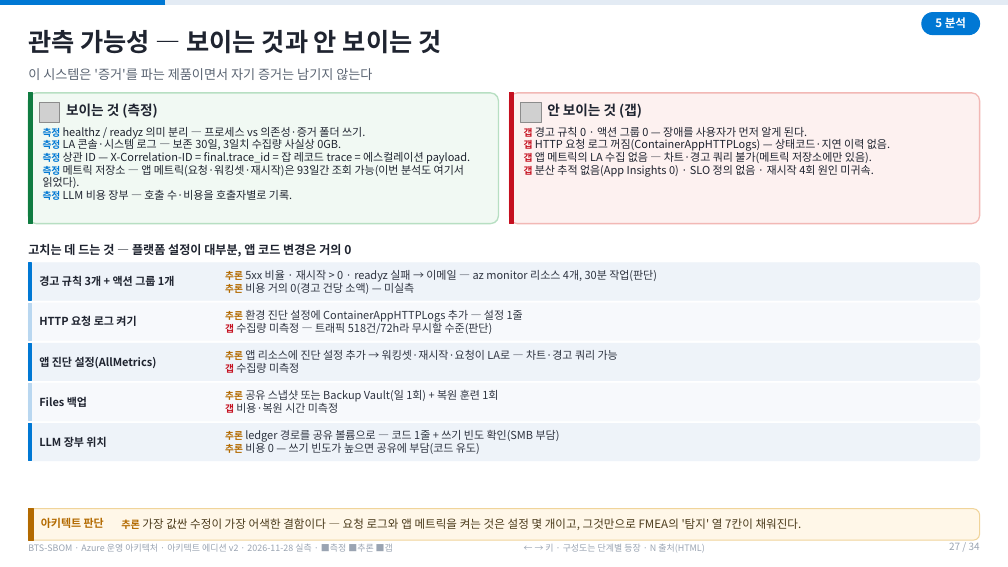
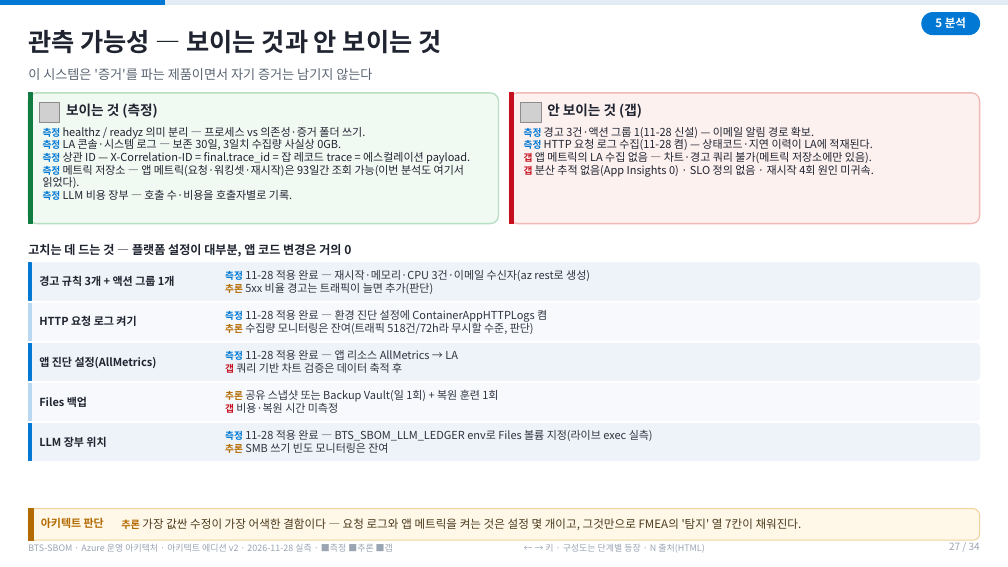
Before and after one commit to Jack-Hwang/beyondthesecurity-sbom, a slide deck: slide 27 of docs/AZURE_OPERATIONS_OVERVIEW.pptx. Drawn at 1008x567 pixels with LibreOffice and Linux fonts; fonts in the diff are those of the drawing; grey boxes stand for pictures. Boxes give left, top, right and bottom in pixels: in the first picture for what was removed or moved away, otherwise in the second. Text is boxed around its words. In the diff, an @@ line names an element or a change of style, - is before the commit and + after.

```diff
--- a/docs/AZURE_OPERATIONS_OVERVIEW.pptx
+++ b/docs/AZURE_OPERATIONS_OVERVIEW.pptx
@@ text at [524,127,872,150]: text changed @@
-갭 경고 규칙 0 · 액션 그룹 0 — 장애를 사용자가 먼저 알게 된다.
-갭 HTTP 요청 로그 꺼짐(ContainerAppHTTPLogs) — 상태코드·지연 이력 없음.
+측정 경고 3건·액션 그룹 1(11-28 신설) — 이메일 알림 경로 확보.
+측정 HTTP 요청 로그 수집(11-28 켬) — 상태코드·지연 이력이 LA에 적재된다.
@@ text at [225,270,590,294]: text changed @@
-추론 5xx 비율 · 재시작 > 0 · readyz 실패 → 이메일 — az monitor 리소스 4개, 30분 작업(판단)
-추론 비용 거의 0(경고 건당 소액) — 미실측
+측정 11-28 적용 완료 — 재시작·메모리·CPU 3건·이메일 수신자(az rest로 생성)
+추론 5xx 비율 경고는 트래픽이 늘면 추가(판단)
@@ text at [225,310,547,334]: text changed @@
-추론 환경 진단 설정에 ContainerAppHTTPLogs 추가 — 설정 1줄
-갭 수집량 미측정 — 트래픽 518건/72h라 무시할 수준(판단)
+측정 11-28 적용 완료 — 환경 진단 설정에 ContainerAppHTTPLogs 켬
+추론 수집량 모니터링은 잔여(트래픽 518건/72h라 무시할 수준, 판단)
@@ text at [225,350,458,373]: text changed @@
-추론 앱 리소스에 진단 설정 추가 → 워킹셋·재시작·요청이 LA로 — 차트·경고 쿼리 가능
-갭 수집량 미측정
+측정 11-28 적용 완료 — 앱 리소스 AllMetrics → LA
+갭 쿼리 기반 차트 검증은 데이터 축적 후
@@ text at [225,430,653,453]: text changed @@
-추론 ledger 경로를 공유 볼륨으로 — 코드 1줄 + 쓰기 빈도 확인(SMB 부담)
-추론 비용 0 — 쓰기 빈도가 높으면 공유에 부담(코드 유도)
+측정 11-28 적용 완료 — BTS_SBOM_LLM_LEDGER env로 Files 볼륨 지정(라이브 exec 실측)
+추론 SMB 쓰기 빈도 모니터링은 잔여
```
Also in this commit, not shown: 17 other slides changed, 4 other files.
